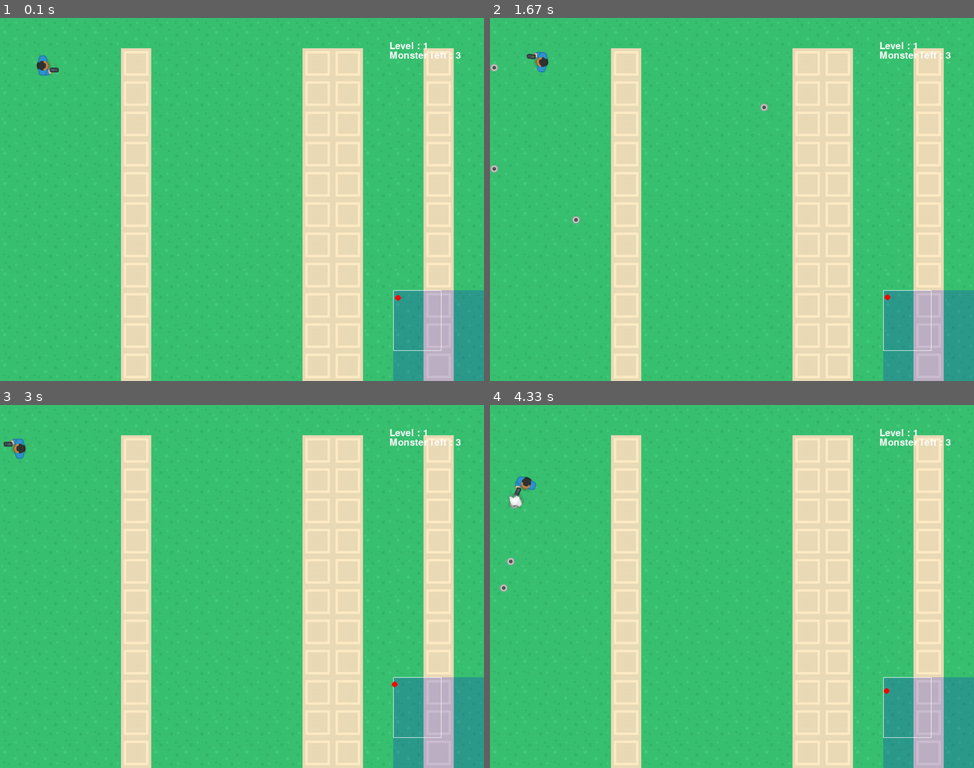
Above: before the commit, frames 1-4 (two rows, left to right).
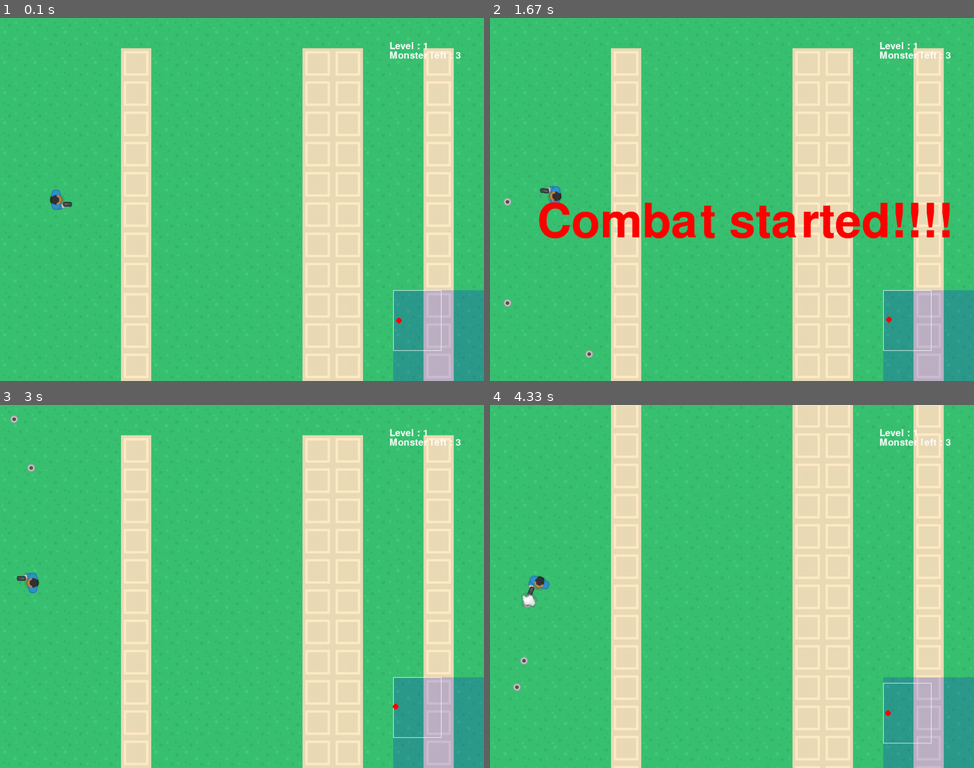
Above: after the commit, the same moments.

Repository: quocdat-le-insacvl/pygeon
Game: pygame game, started from game.py
Same seed, same stepped clock (60 frames per second), same inputs: the game is played once before the commit and once after it.
Inputs:
- Up to frame 1 (0.1 s): no input
- Up to frame 2 (1.67 s): tap C at 0.33 s; hold C 0.67-1.13 s; hold Right 0.67-1.13 s; tap Space at 0.73, 1.03, 1.23, 1.53 s; hold Right 1.17-1.63 s
- Up to frame 3 (3 s): hold Up 1.67-1.97 s; tap Space at 1.73, 2.07, 2.37, 2.57, 2.87 s; hold Right 2-2.47 s; hold Left from 2.5 s (still down)
- Up to frame 4 (4.33 s): release Left at 3.03 s; hold Down 3.07-3.37 s; tap Space at 3.13, 3.47, 3.77, 3.9, 4.3 s; hold Left 3.4-3.8 s; hold Up 3.83-4.2 s; hold Right from 4.23 s (still down)

The runs differ from the first frame. In frame 1, 0.3% of the frame differs, in the area x 7-83%, y 10-85%; in frame 2, 4.2%, in the area x 0-95%, y 9-94%; in frame 3, 0.4%; in frame 4, 2.9%.

Commit message:
Plateau de Combat - Done! Pause - Done!

Diff:
--- a/combat.py
+++ b/combat.py
@@ -4,7 +4,8 @@
 from sprites import *
 
 class Combat:
-    def __init__(self, game, monster):
+    def __init__(self, game):
         self.game = game
-        self.message = "Warning!"
-        Text(game, self.message)
+        self.game.player.reset()
+        self.message = "Combat started!!!!"
+        Text(game, self.message, RED, 100, [100, HEIGHT // 2 ])
--- a/game.py
+++ b/game.py
@@ -25,9 +25,16 @@
         game_folder = path.dirname(__file__)
         img_folder = path.join(game_folder, 'img')
         map_folder = path.join(game_folder, 'maps')
+
         self.map = tilemap.Map(self, path.join(map_folder, 'level1.txt'))
         self.map_img = self.map.make_map()
         self.map_rect = self.map_img.get_rect()
+
+        # self.map = tilemap.Map(self, path.join(map_folder, 'combat.txt'))
+        self.map_combat = tilemap.Map(self, path.join(map_folder, 'combat.txt'))
+        self.map_combat_img = self.map_combat.make_map()
+        self.map_combat_rect = self.map_combat_img.get_rect()
+
         self.player_img = pg.image.load(path.join(img_folder, PLAYER_IMG)).convert_alpha()
         self.bullet_img = pg.image.load(path.join(img_folder, BULLET_IMG)).convert_alpha()
         self.mob_img = pg.image.load(path.join(img_folder, MOB_IMG)).convert_alpha()
@@ -39,8 +46,12 @@
             self.gun_flashes.append(pg.image.load(path.join(img_folder, img)).convert_alpha())
 
     def new(self):
+        # Combat settings
+        self.combat_mode = False
+        self.game_pause = False
+        self.walls_combat = pg.sprite.Group()
         # initialize all variables and do all the setup for a new game
-        self.all_sprites = pg.sprite.LayeredUpdates()
+        self.all_sprites = pg.sprite.Group()
         self.walls = pg.sprite.Group()
         self.mobs = pg.sprite.Group()
         self.bullets = pg.sprite.Group()
@@ -51,6 +62,12 @@
         self.draw_debug = False
         self.level = Level(self)
         self.minimap = Minimap(self)
+        # Adding wall
+        for x, y in self.map.data_wall:
+            Wall(self, x, y)
+
+        for x, y in self.map_combat.data_wall:
+            Wall(self, x, y, True)
 
     def run(self):
         # game loop - set self.playing = False to end the game
@@ -66,48 +83,69 @@
         sys.exit()
 
     def update(self):
-        # update portion of the game loop
-        self.all_sprites.update()
-        self.texts.update()
-        # self.dices.update()
-        self.camera.update(self.player)
-        self.level.update()
-        # mobs hit player
-        hits = pg.sprite.spritecollide(self.player, self.mobs, False, collide_hit_rect)
-        for hit in hits:
-            self.player.health -= MOB_DAMAGE
-            hit.vel = vec(0, 0)
-            if self.player.health <= 0:
-                self.playing = False
-        if hits:
-            self.player.pos += vec(MOB_KNOCKBACK, 0).rotate(-hits[0].rot)
-        # bullets hit mobs
-        hits = pg.sprite.groupcollide(self.mobs, self.bullets, False, True)
-        for hit in hits:
-            hit.health -= BULLET_DAMAGE
-            hit.vel = vec(0, 0)
+        if self.game_pause:
+            self.texts.update()
+            self.camera.update(self.player)
+            # self.camera.update(self.player)
+            # self.level.update()
+            self.player.update()
+
+        else:
+            # update portion of the game loop
+            self.all_sprites.update()
+            self.texts.update()
+            # self.dices.update()
+            self.camera.update(self.player)
+            self.level.update()
+            # mobs hit player
+            hits = pg.sprite.spritecollide(self.player, self.mobs, False, collide_hit_rect)
+            for hit in hits:
+                self.player.health -= MOB_DAMAGE
+                hit.vel = vec(0, 0)
+                if self.player.health <= 0:
+                    self.playing = False
+                ###
+                Combat(self)
+                self.game_pause = True
+                ###
+            if hits:
+                self.player.pos += vec(MOB_KNOCKBACK, 0).rotate(-hits[0].rot)
+            # bullets hit mobs
+            hits = pg.sprite.groupcollide(self.mobs, self.bullets, False, True)
+            for hit in hits:
+                hit.health -= BULLET_DAMAGE
+                hit.vel = vec(0, 0)
 
     def draw(self):
         pg.display.set_caption("{:.2f}".format(self.clock.get_fps()))
-        # self.screen.fill(BGCOLOR)
-        self.screen.blit(self.map_img, self.camera.apply_rect(self.map_rect))
-        # self.draw_grid()
-        for sprite in self.all_sprites:
-            if isinstance(sprite, Mob):
-                sprite.draw_health()
-            self.screen.blit(sprite.image, self.camera.apply(sprite))
+
+        if not self.game_pause:
+            # self.screen.fill(BGCOLOR)
+            self.screen.blit(self.map_img, self.camera.apply_rect(self.map_rect))
+            for sprite in self.all_sprites:
+                if isinstance(sprite, Mob):
+                    sprite.draw_health()
+                self.screen.blit(sprite.image, self.camera.apply(sprite))
+                if self.draw_debug:
+                    pg.draw.rect(self.screen, CYAN, self.camera.apply_rect(sprite.hit_rect), 1)
             if self.draw_debug:
-                pg.draw.rect(self.screen, CYAN, self.camera.apply_rect(sprite.hit_rect), 1)
-        if self.draw_debug:
-            for wall in self.walls:
-                pg.draw.rect(self.screen, CYAN, self.camera.apply_rect(wall.rect), 1)
+                for wall in self.walls:
+                    pg.draw.rect(self.screen, CYAN, self.camera.apply_rect(wall.rect), 1)
+            # pg.draw.rect(self.screen, WHITE, self.player.hit_rect, 2)
+            # self.draw_log()
+            self.minimap.draw_minimap()
 
-        # pg.draw.rect(self.screen, WHITE, self.player.hit_rect, 2)
-        # self.draw_log()
+        else:
+            self.screen.blit(self.map_combat_img, self.camera.apply_rect(self.map_combat_rect))
+            self.draw_grid()
+            for sprite in self.walls_combat:
+                self.screen.blit(sprite.image, self.camera.apply(sprite))
+            self.screen.blit(self.player.image, self.camera.apply(self.player))
+
         for text in self.texts:
             text.print_text()
         self.draw_status()
-        self.minimap.draw_minimap()
+
         pg.display.flip()
 
     def events(self):
@@ -120,6 +158,10 @@
                     self.quit()
                 if event.key == pg.K_h:
                     self.draw_debug = not self.draw_debug
+                if event.key == pg.K_c:
+                    self.combat_mode = not self.combat_mode
+                    self.game_pause = not self.game_pause
+                    Combat(self)
 
     def show_start_screen(self):
         pass
@@ -139,6 +181,11 @@
         self.screen.blit(level_text,  level_pos)
         self.screen.blit(monster_text, monster_pos)
 
+    def draw_grid(self):
+        for x in range(0, WIDTH, TILESIZE):
+            pg.draw.line(self.screen, LIGHTGREY, (x, 0), (x, HEIGHT))
+        for y in range(0, HEIGHT, TILESIZE):
+            pg.draw.line(self.screen, LIGHTGREY, (0, y), (WIDTH, y))
 
 # create the game object
 g = Game()
--- /dev/null
+++ b/maps/combat.txt
@@ -0,0 +1,12 @@
+G G G G W W W W W W W W G G G G
+G G G W W G G G G G G W W G G G
+G G W W G G G G G G G G W W G G
+G W W G G G G G G G G G G W W G
+W W G G G G G G G G G G G G W W
+W G G G G G G G G G G G G G G W
+W W G G G G G G G G G G G G W W
+G W W G G G G G G G G G G W W G
+G G W W G G G G G G G G W W G G
+G G G W W G G G G G G W W G G G
+G G G G W W G G G G W W G G G G
+G G G G G W W W W W W G G G G G
--- a/sprites.py
+++ b/sprites.py
@@ -26,7 +26,7 @@
 
 
 class Player(pg.sprite.Sprite):
-    def __init__(self, game, x=100, y=100):
+    def __init__(self, game, x=64*2, y=64*6):
         self._layer = PLAYER_LAYER
         self.groups = game.all_sprites
         pg.sprite.Sprite.__init__(self, self.groups)
@@ -92,9 +92,13 @@
         self.rect.center = self.pos
         self.pos += self.vel * self.game.dt
         self.hit_rect.centerx = self.pos.x
-        collide_with_walls(self, self.game.walls, 'x')
         self.hit_rect.centery = self.pos.y
-        collide_with_walls(self, self.game.walls, 'y')
+        if self.game.game_pause:
+            collide_with_walls(self, self.game.walls_combat, 'x')
+            collide_with_walls(self, self.game.walls_combat, 'y')
+        else:
+            collide_with_walls(self, self.game.walls, 'x')
+            collide_with_walls(self, self.game.walls, 'y')
         self.rect.center = self.hit_rect.center
         # Check if the perso go away the screen
         if self.pos[0] < 0:
@@ -106,6 +110,8 @@
         elif self.pos[1] > self.game.map.height:
             self.pos[1] = self.game.map.height
 
+    def reset(self):
+        self.pos[0], self.pos[1] = 64*2, 64*6
 
 class Mob(pg.sprite.Sprite):
     def __init__(self, game, x, y):
@@ -190,9 +196,12 @@
 
 
 class Wall(pg.sprite.Sprite):
-    def __init__(self, game, x, y):
+    def __init__(self, game,  x, y, combat=False,):
         self._layer = WALL_LAYER
-        self.groups = game.all_sprites, game.walls
+        if combat:
+            self.groups = game.walls_combat
+        else:
+            self.groups = game.all_sprites, game.walls
         pg.sprite.Sprite.__init__(self, self.groups)
         self.game = game
         self.image = game.wall_img
--- a/tilemap.py
+++ b/tilemap.py
@@ -19,16 +19,20 @@
         self.height = self.tileheight * TILESIZE
         game_folder = path.dirname(__file__)
         self.img_folder = path.join(game_folder, 'img')
+        self.data_wall = []
 
     def render(self, surface):
         for row, tiles in enumerate(self.data):
             for col, tile in enumerate(tiles):
+                if tile == 'W':
+                    self.data_wall.append([col, row])
                 # Load image
                 tile += ".png"
                 image = pg.image.load(path.join(self.img_folder, tile)).convert_alpha()
                 # Scale image
                 image = pg.transform.scale(image, (TILESIZE, TILESIZE))
                 surface.blit(image, (col * TILESIZE, row * TILESIZE))
+
 
     def make_map(self):
         temp_surface = pg.Surface((self.width, self.height))
